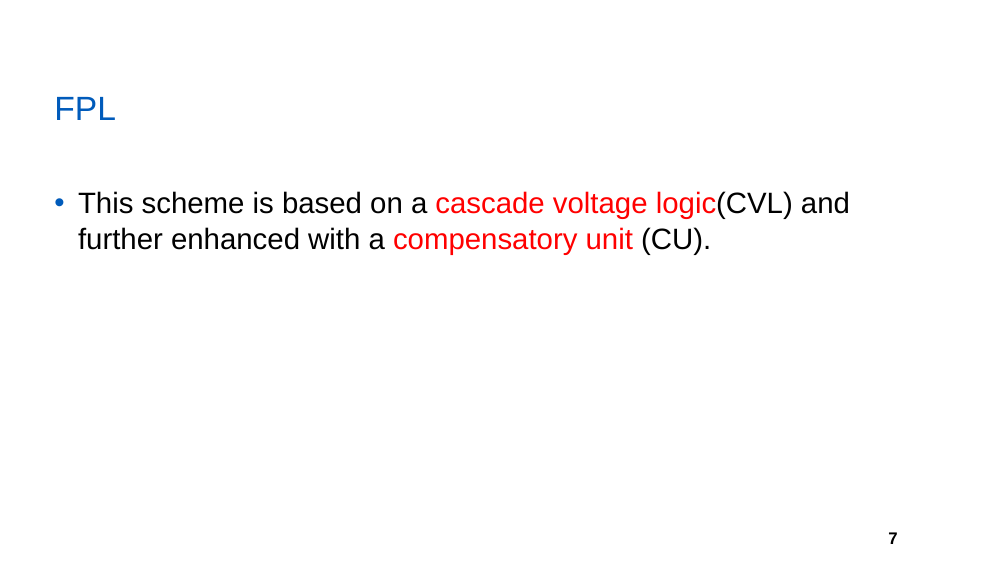
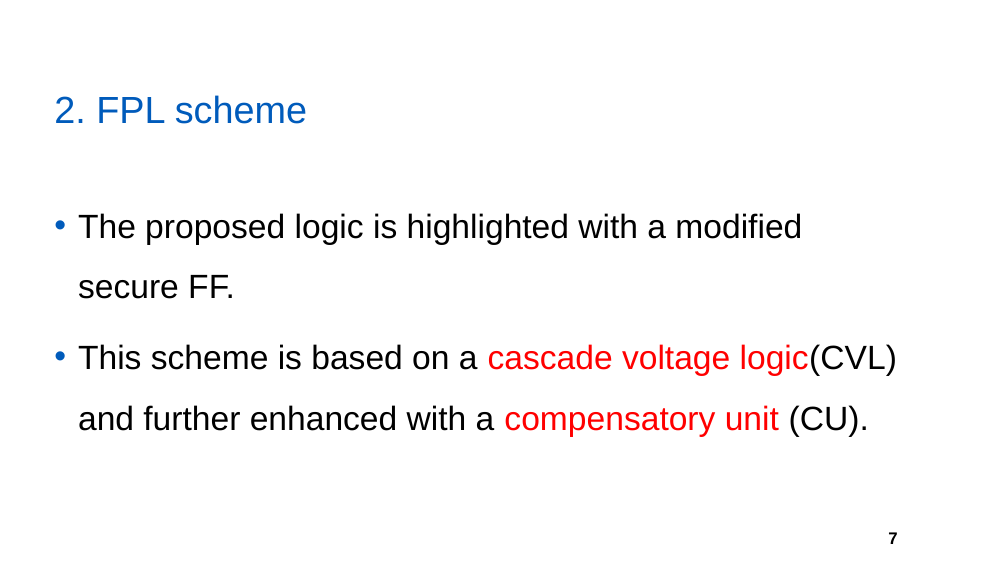
Before and after one commit to yberlin/hello-world, a slide deck: slide 7 of asianhost pre/FPL.pptx. Drawn at 1008x567 pixels with LibreOffice and Linux fonts; fonts in the diff are those of the drawing; background and template pictures are left out. Boxes give left, top, right and bottom in pixels: in the first picture for what was removed or moved away, otherwise in the second. Text is boxed around its words. In the diff, an @@ line names an element or a change of style, - is before the commit and + after.

```diff
--- a/asianhost pre/FPL.pptx
+++ b/asianhost pre/FPL.pptx
@@ title at (54,95,307,124): text changed; size 32 to 36 pt @@
-FPL
+2. FPL scheme
@@ text at (78,213,802,299): paragraph added @@
+• The proposed logic is highlighted with a modified secure FF.
@@ text at (78,344,897,437): size 28 to 32 pt in "This scheme is based on a cascade ..."; line spacing 1 to 1.5 @@
```
Also in this commit, not shown: 5 other slides changed, 12 slides added, 3 slides removed.
